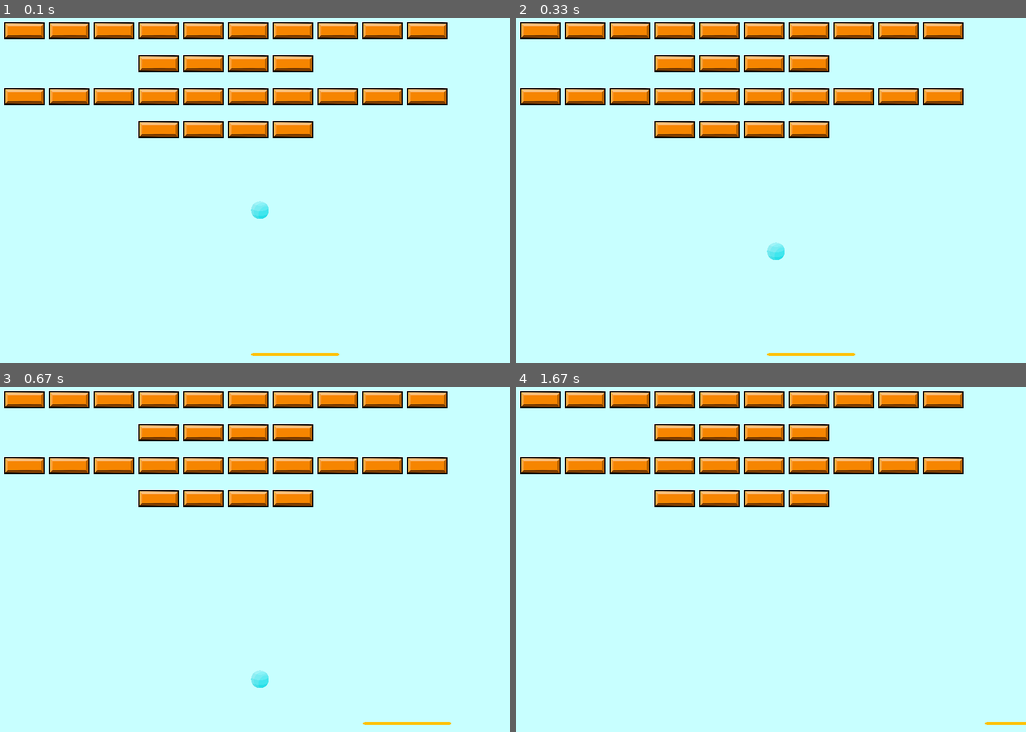
Above: before the commit, frames 1-4 (two rows, left to right).
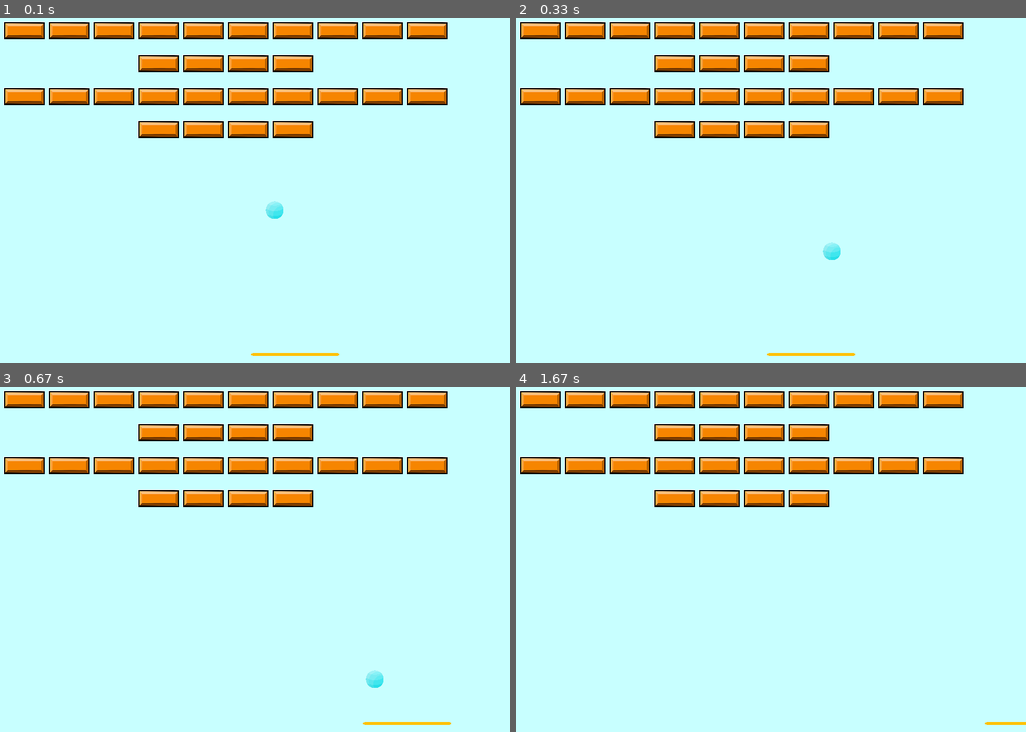
Above: after the commit, the same moments.

Repository: markgardie/Logika_Python
Game: pygame game, started from arkanoid/main.py
Same seed, same stepped clock (60 frames per second), same inputs: the game is played once before the commit and once after it.
Inputs:
- Up to frame 1 (0.1 s): no input
- Up to frame 2 (0.33 s): no input
- Up to frame 3 (0.67 s): hold D from 0.33 s (still down)
- Up to frame 4 (1.67 s): release D at 0.8 s; hold D 0.83-1.3 s; hold A from 1.33 s (still down)

The runs differ from the first frame. In frame 1, 0.3% of the frame differs, in the area x 49-56%, y 53-59%; in frame 2, 0.3%, in the area x 49-64%, y 65-71%; in frame 3, 0.3%; in frame 4, nothing differs.

Commit message:
add x and y direction

Diff:
--- a/arkanoid/functions.py
+++ b/arkanoid/functions.py
@@ -20,12 +20,12 @@
     for block in blocks:
         window.blit(block.image, (block.x, block.y))
 
-def handle_collisions(blocks, platform, ball, direction):
+def handle_collisions(blocks, platform, ball, direction_y, direction_x):
     if ball.hitbox.colliderect(platform.hitbox):
-        direction = -1
+        direction_y = -1
     for block in blocks:
         if ball.hitbox.colliderect(block.hitbox):
             blocks.remove(block)
-            direction = 1
+            direction_y = 1
 
-    return direction
+    return direction_y, direction_x
--- a/arkanoid/main.py
+++ b/arkanoid/main.py
@@ -26,7 +26,8 @@
 
 #------Game Cycle
 game = True
-direction = 1
+direction_y = 1
+direction_x = 1
 
 while game:
 
@@ -41,9 +42,9 @@
 
     platform.handle_keys()
 
-    direction = handle_collisions(blocks, platform, ball, direction)
+    direction_y, direction_x = handle_collisions(blocks, platform, ball, direction_y, direction_x)
 
-    ball.move_up_down(direction)
+    ball.move_diagonal(direction_y, direction_x)
 
 
     pygame.display.flip()
--- a/arkanoid/sprite.py
+++ b/arkanoid/sprite.py
@@ -34,6 +34,9 @@
         self.x += self.speed
         self.hitbox.x += self.speed
 
-    def move_up_down(self, direction):
-        self.y += self.speed * direction
-        self.hitbox.y += self.speed * direction
+    def move_diagonal(self, direction_y, direction_x):
+        self.y += self.speed * direction_y
+        self.hitbox.y += self.speed * direction_y
+
+        self.x += self.speed * direction_x
+        self.hitbox.x += self.speed * direction_x
